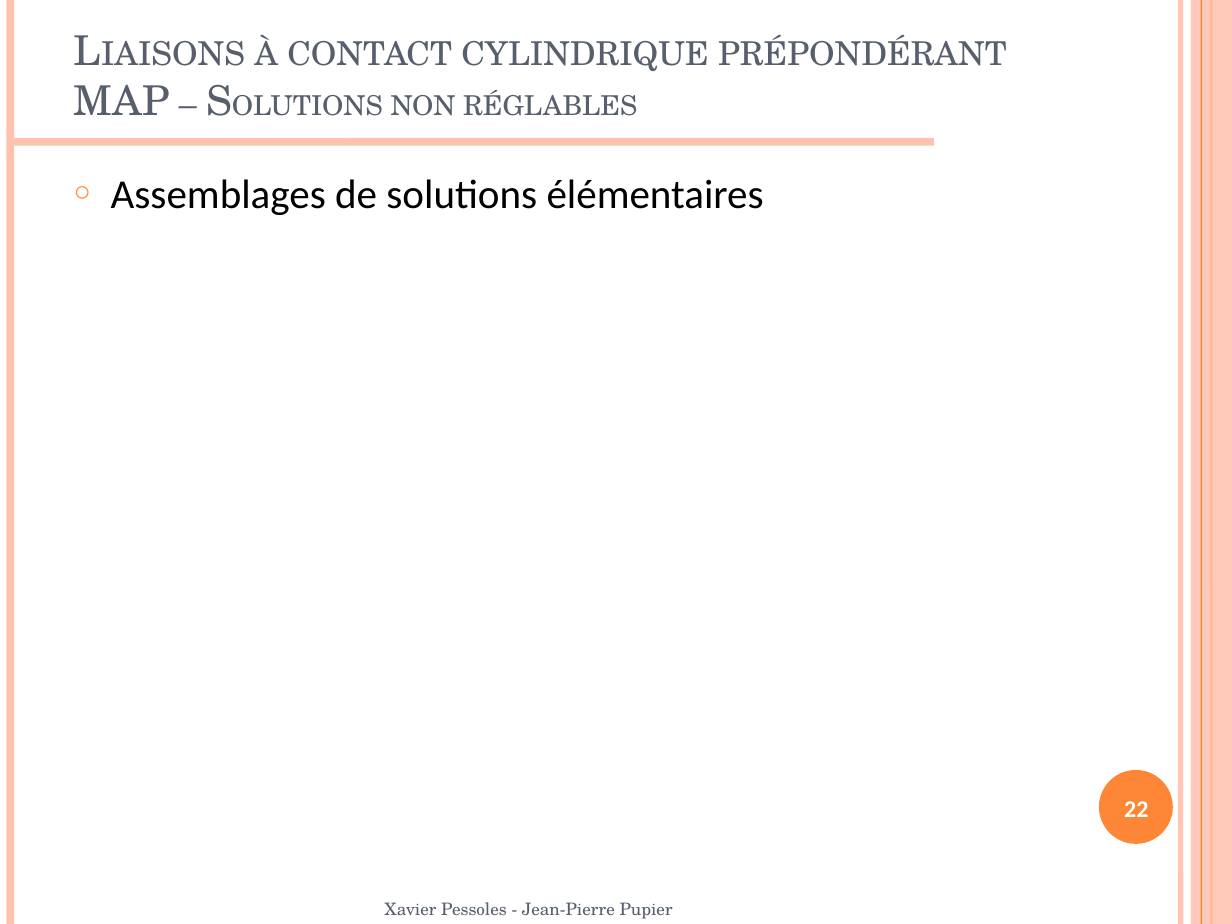
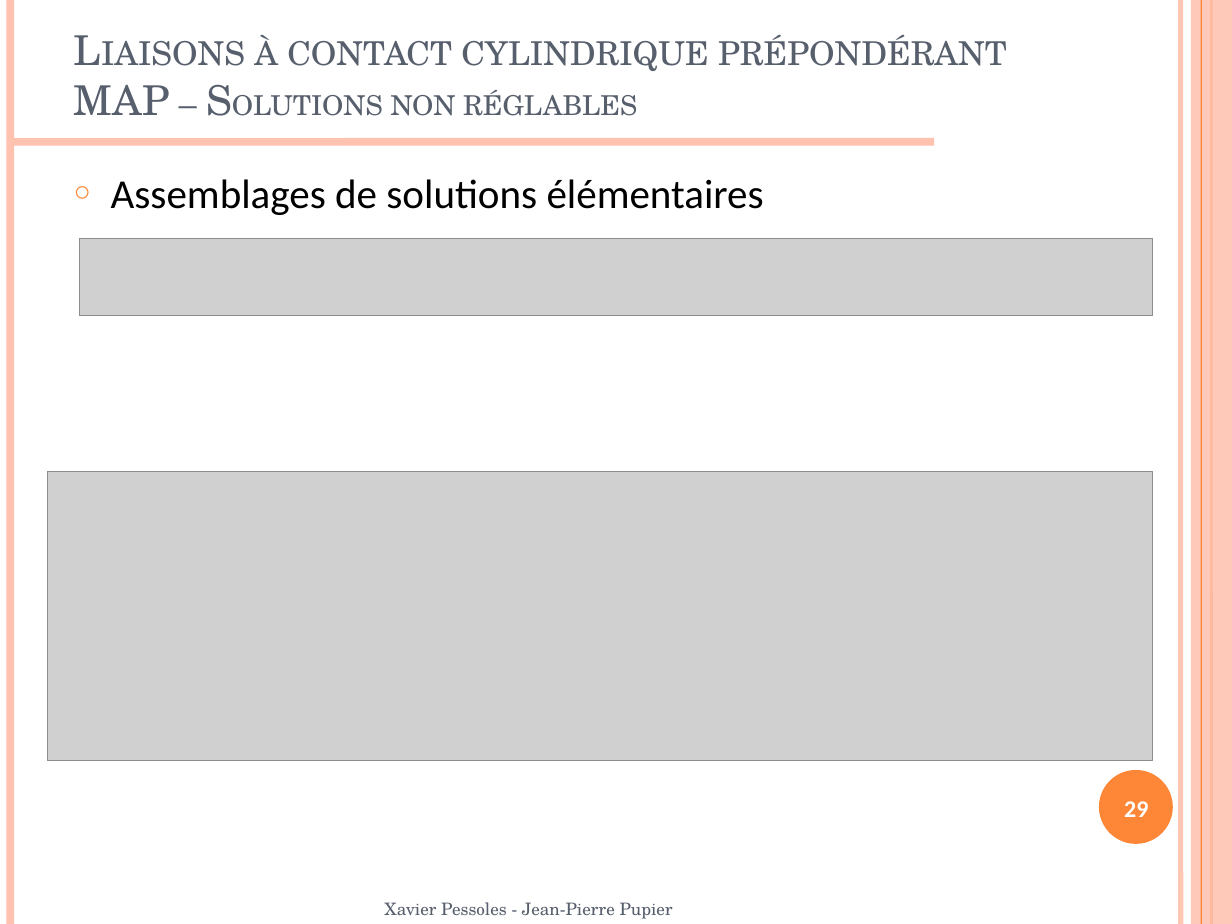
Before and after one commit to xpessoles/07_Etude_Systemes_Mecaniques_Analyser_Concevoir_Realiser, a slide deck: slide 29 of Concevoir/03_LiaisonsEncastrementDemontables/Cours/PPT/07_Cpt_03_LiaisonEncastrement.pptx (slide 22 before the commit). Drawn at 1232x924 pixels with LibreOffice and Linux fonts; fonts in the diff are those of the drawing; grey boxes stand for pictures; background and template pictures are left out. Boxes give left, top, right and bottom in pixels: in the first picture for what was removed or moved away, otherwise in the second. Text is boxed around its words. In the diff, an @@ line names an element or a change of style, - is before the commit and + after.

```diff
--- a/Concevoir/03_LiaisonsEncastrementDemontables/Cours/PPT/07_Cpt_03_LiaisonEncastrement.pptx
+++ b/Concevoir/03_LiaisonsEncastrementDemontables/Cours/PPT/07_Cpt_03_LiaisonEncastrement.pptx
@@ picture added at [80,239,1153,315] @@
@@ picture added at [47,472,1152,761] @@
@@ page number at [1124,801,1148,817]: text changed @@
-22
+29
```
Also in this commit, not shown: 19 other slides changed, 9 slides added, 1 slide removed, 1 other file.
